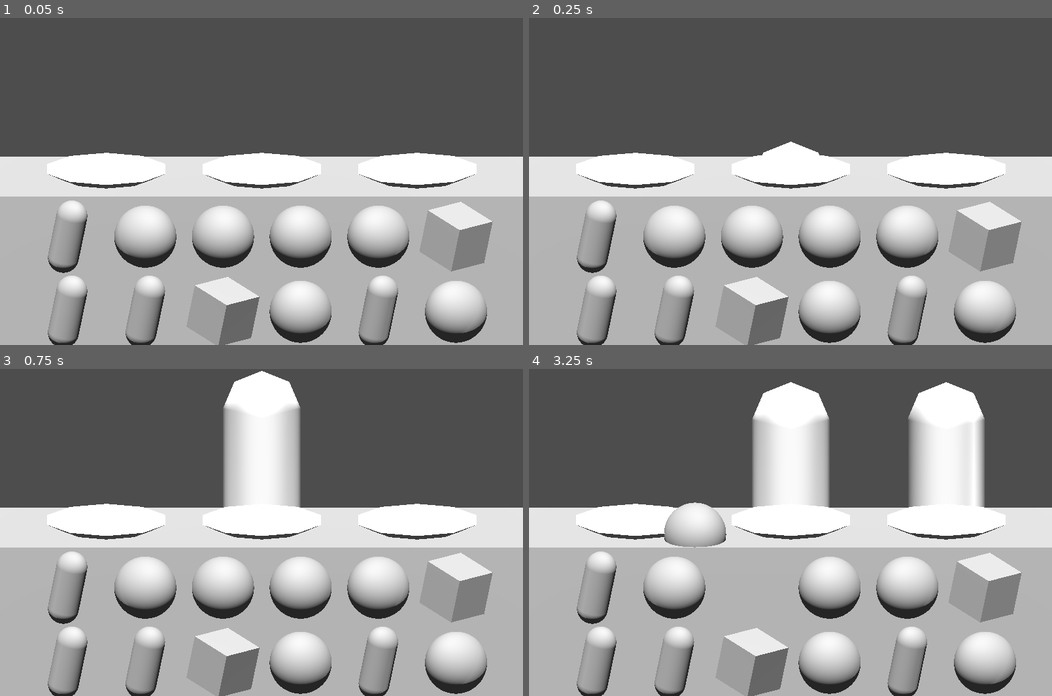
Above: before the commit, frames 1-4 (two rows, left to right).
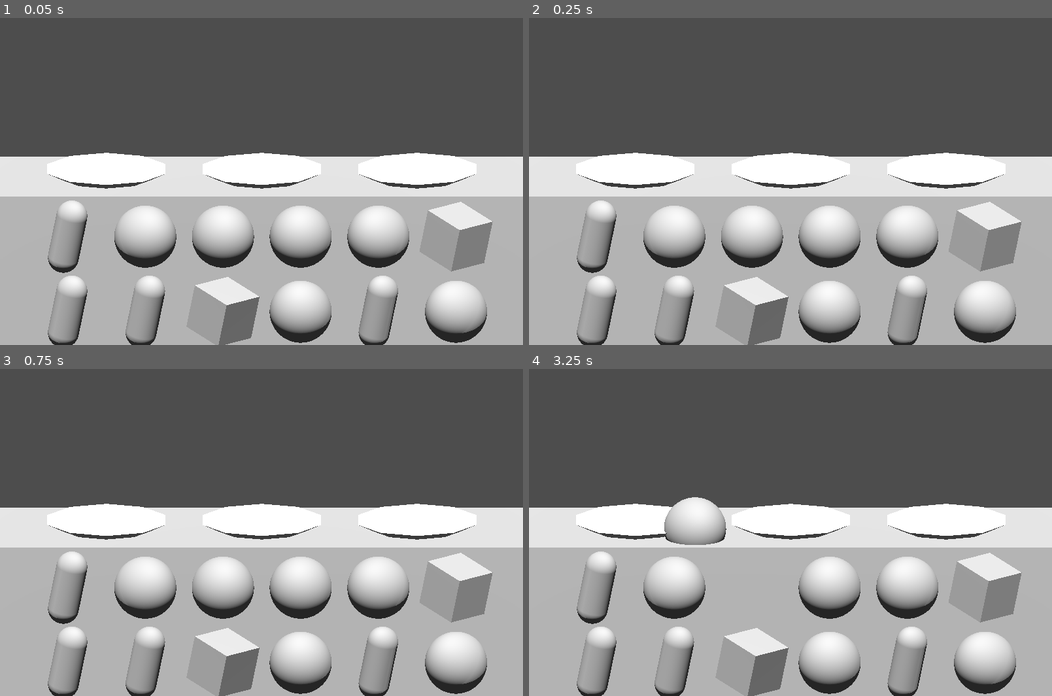
Above: after the commit, the same moments.

Repository: codie-sharp/faye-foods
Game: Godot game, scene res://MainScene.tscn
Same seed, same stepped clock (60 frames per second), same inputs: the game is played once before the commit and once after it.
Inputs (mouse positions are in pixels of both pictures, inside the frame that each line leads up to):
- Up to frame 1 (0.05 s): no input
- Up to frame 2 (0.25 s): no input
- Up to frame 3 (0.75 s): move the mouse to (376, 516) at 0.52 s; click (376, 516) at 0.67 s
- Up to frame 4 (3.25 s): tap Enter at 1.25 s; drag from (685, 548) to (764, 597) at 1.27 s; move the mouse to (842, 460) at 2.02 s; click (842, 460) at 2.17 s; drag from (764, 597) to (633, 483) at 2.77 s

Frame 1 is identical in both runs. In frame 2, 0.2% of the frame differs, in the area x 44-56%, y 37-42%; in frame 3, 5.5%; in frame 4, 11%, in the area x 25-88%, y 4-55%.
Error before the commit: Invalid access to property or key 'global_transform' on a base object of type 'Nil'. (res://MainScript.gd:44)
Error after the commit: Invalid access to property or key 'food_plated' on a base object of type 'Node3D (SeatScript.gd)'. (res://MainScript.gd:35)

Commit message:
food checking working, need to refactor

Diff:
--- a/Character.tscn
+++ b/Character.tscn
@@ -15,6 +15,9 @@
 [node name="Character" type="Node3D"]
 script = ExtResource("1_8wequ")
 
-[node name="Mesh" type="MeshInstance3D" parent="."]
+[node name="CharMesh" type="MeshInstance3D" parent="."]
 cast_shadow = 0
 mesh = SubResource("CapsuleMesh_a5sqs")
+
+[node name="FoodMesh" type="MeshInstance3D" parent="."]
+transform = Transform3D(0.353553, 0.0915063, 0.341506, 0, 0.482963, -0.12941, -0.353553, 0.0915063, 0.341506, 0.4, 0.75, 0)
--- a/CharacterScript.gd
+++ b/CharacterScript.gd
@@ -3,7 +3,7 @@
 signal char_seated
 signal char_exited
 
-@onready var skin = $Mesh.mesh.material.albedo_color
+@onready var skin = $CharMesh.mesh.material.albedo_color
 
 var up_distance: float = 1.3
 var up_duration: float = 0.7
--- a/Food.tscn
+++ b/Food.tscn
@@ -3,7 +3,7 @@
 [ext_resource type="Script" path="res://FoodScript.gd" id="1_80v7i"]
 
 [sub_resource type="BoxShape3D" id="BoxShape3D_f2ggq"]
-size = Vector3(0.5, 0.5, 0.5)
+size = Vector3(0.4, 0.4, 0.4)
 
 [node name="Food" type="Area3D"]
 input_capture_on_drag = true
--- a/MainScene.tscn
+++ b/MainScene.tscn
@@ -1,9 +1,9 @@
-[gd_scene load_steps=15 format=3 uid="uid://vv4fufq63ka4"]
+[gd_scene load_steps=10 format=3 uid="uid://vv4fufq63ka4"]
 
 [ext_resource type="Script" path="res://MainScript.gd" id="1_ffukx"]
 [ext_resource type="PackedScene" uid="uid://bie0s44dycg67" path="res://Character.tscn" id="2_30pvr"]
 [ext_resource type="Script" path="res://SeatScript.gd" id="2_h5ort"]
-[ext_resource type="Script" path="res://PlateScript.gd" id="3_l1gvo"]
+[ext_resource type="PackedScene" uid="uid://hfb73d550nnp" path="res://PlateScene.tscn" id="4_xhe28"]
 [ext_resource type="PackedScene" uid="uid://b661vbueog3em" path="res://Food.tscn" id="5_k1oek"]
 
 [sub_resource type="Environment" id="Environment_sry4h"]
@@ -17,31 +17,6 @@
 
 [sub_resource type="BoxShape3D" id="BoxShape3D_y3u3a"]
 size = Vector3(3.5, 1, 0.1)
-
-[sub_resource type="CylinderShape3D" id="CylinderShape3D_6d4kj"]
-height = 0.1
-radius = 0.4
-
-[sub_resource type="StandardMaterial3D" id="StandardMaterial3D_o3lpo"]
-albedo_color = Color(0.784314, 0.784314, 0.784314, 1)
-disable_receive_shadows = true
-
-[sub_resource type="CylinderMesh" id="CylinderMesh_i45ce"]
-material = SubResource("StandardMaterial3D_o3lpo")
-top_radius = 0.4
-bottom_radius = 0.2
-height = 0.1
-radial_segments = 10
-rings = 2
-cap_bottom = false
-
-[sub_resource type="CylinderShape3D" id="CylinderShape3D_55mre"]
-height = 0.1
-radius = 0.4
-
-[sub_resource type="CylinderShape3D" id="CylinderShape3D_q6nci"]
-height = 0.1
-radius = 0.4
 
 [node name="Main" type="Node3D"]
 script = ExtResource("1_ffukx")
@@ -84,52 +59,27 @@
 transform = Transform3D(1, 0, 0, 0, 1, 0, 0, 0, 1, -1, 0, 0)
 script = ExtResource("2_h5ort")
 
-[node name="Plate" type="Area3D" parent="Counter/Seats/Seat1"]
-transform = Transform3D(1, 0, 0, 0, 1, 0, 0, 0, 1, 0, 0.5, 0)
-script = ExtResource("3_l1gvo")
-
-[node name="Collider" type="CollisionShape3D" parent="Counter/Seats/Seat1/Plate"]
-shape = SubResource("CylinderShape3D_6d4kj")
-
-[node name="Mesh" type="MeshInstance3D" parent="Counter/Seats/Seat1/Plate"]
-cast_shadow = 0
-mesh = SubResource("CylinderMesh_i45ce")
-
 [node name="Character" parent="Counter/Seats/Seat1" instance=ExtResource("2_30pvr")]
 transform = Transform3D(1, 0, 0, 0, 1, 0, 0, 0, 1, 0, -1, -1)
+
+[node name="Plate" parent="Counter/Seats/Seat1" instance=ExtResource("4_xhe28")]
 
 [node name="Seat2" type="Node3D" parent="Counter/Seats"]
 script = ExtResource("2_h5ort")
 
-[node name="Plate" type="Area3D" parent="Counter/Seats/Seat2"]
-transform = Transform3D(1, 0, 0, 0, 1, 0, 0, 0, 1, 0, 0.5, 0)
-script = ExtResource("3_l1gvo")
-
-[node name="Collider" type="CollisionShape3D" parent="Counter/Seats/Seat2/Plate"]
-shape = SubResource("CylinderShape3D_55mre")
-
-[node name="Mesh" type="MeshInstance3D" parent="Counter/Seats/Seat2/Plate"]
-mesh = SubResource("CylinderMesh_i45ce")
-
 [node name="Character" parent="Counter/Seats/Seat2" instance=ExtResource("2_30pvr")]
 transform = Transform3D(1, 0, 0, 0, 1, 0, 0, 0, 1, 0, -1, -1)
+
+[node name="Plate" parent="Counter/Seats/Seat2" instance=ExtResource("4_xhe28")]
 
 [node name="Seat3" type="Node3D" parent="Counter/Seats"]
 transform = Transform3D(1, 0, 0, 0, 1, 0, 0, 0, 1, 1, 0, 0)
 script = ExtResource("2_h5ort")
 
-[node name="Plate" type="Area3D" parent="Counter/Seats/Seat3"]
-transform = Transform3D(1, 0, 0, 0, 1, 0, 0, 0, 1, 0, 0.5, 0)
-script = ExtResource("3_l1gvo")
-
-[node name="Collider" type="CollisionShape3D" parent="Counter/Seats/Seat3/Plate"]
-shape = SubResource("CylinderShape3D_q6nci")
-
-[node name="Mesh" type="MeshInstance3D" parent="Counter/Seats/Seat3/Plate"]
-mesh = SubResource("CylinderMesh_i45ce")
-
 [node name="Character" parent="Counter/Seats/Seat3" instance=ExtResource("2_30pvr")]
 transform = Transform3D(1, 0, 0, 0, 1, 0, 0, 0, 1, 0, -1, -1)
+
+[node name="Plate" parent="Counter/Seats/Seat3" instance=ExtResource("4_xhe28")]
 
 [node name="Pantry" type="Node3D" parent="Counter"]
 transform = Transform3D(1, 0, 0, 0, 1, 0, 0, 0, 1, 0, 0, 0.75)
--- a/MainScript.gd
+++ b/MainScript.gd
@@ -8,6 +8,7 @@
 var available_seats = []
 var selected_food
 var is_dragging = false
+var plate_has_food = null
 
 func _ready():
 # Load resources
@@ -31,6 +32,14 @@
 	available_seats = get_node("Counter/Seats").get_children()
 	for seat in available_seats:
 		seat.seat_available.connect(_on_seat_available)
+		seat.food_plated.connect(_on_food_plated)
+		seat.food_unplated.connect(_on_food_unplated)
+
+		var plate = seat.get_node("Plate")
+		plate.food_plated.connect(_on_food_plated)
+		plate.food_unplated.connect(_on_food_unplated)
+		plate.correct_food.connect(_on_correct_food)
+		plate.wrong_food.connect(_on_wrong_food)
 
 	timer.timeout.connect(spawn_char)
 
@@ -39,11 +48,16 @@
 	timer.start()
 
 func _input(event):
+	# If click is released check if the selected food was dropped on a plate
 	if event is InputEventMouseButton and !event.pressed:
 		is_dragging = false
-		selected_food.global_transform.origin = selected_food.get_parent().global_transform.origin
-		selected_food = null
+		if plate_has_food:
+			plate_has_food.check_food(selected_food)
+		else:
+			selected_food.global_transform.origin = selected_food.get_parent().global_transform.origin
+			selected_food = null
 
+	# Drag logic
 	elif is_dragging and event is InputEventMouseMotion:
 		var space_state = get_world_3d().direct_space_state
 		var mousepos = get_viewport().get_mouse_position()
@@ -58,14 +72,40 @@
 			var target_position = result.position + result.normal * radius
 			selected_food.global_transform.origin = selected_food.global_transform.origin.lerp(target_position, 0.2)
 
+# Called at _ready and on a timer. Select a food from the pantry and spawn a
+# character to an available seat to request the selected food
+func spawn_char():
+	if available_seats:
+		var random_food = available_foods.pop_at(randi() % available_foods.size())
+		var random_seat = available_seats.pop_at(randi() % available_seats.size())
+		random_seat.spawn_char(random_food)
+
+# ---
+# Signal functions
+# ---
+
+# Emitted from food in pantry so we know what is selected
 func _on_food_selected(food):
 	is_dragging = true
 	selected_food = food
 
-func spawn_char():
-	if available_seats:
-		var random_seat = available_seats.pop_at(randi_range(0, available_seats.size() - 1))
-		random_seat.spawn_char()
-
+# Emitted from the Seat, manager of Character and Plate, so we know when a
+# Character has exited and another can be spawned
 func _on_seat_available(seat):
 	available_seats.append(seat)
+
+# Keep track of plated food
+func _on_food_plated(plate):
+	plate_has_food = plate
+
+func _on_food_unplated():
+	plate_has_food = null
+
+func _on_correct_food():
+	print("correct food")
+	selected_food = null
+
+func _on_wrong_food():
+	print("wrong food")
+	selected_food.global_transform.origin = selected_food.get_parent().global_transform.origin
+	selected_food = null
--- /dev/null
+++ b/PlateScene.tscn
@@ -0,0 +1,31 @@
+[gd_scene load_steps=5 format=3 uid="uid://hfb73d550nnp"]
+
+[ext_resource type="Script" path="res://PlateScript.gd" id="1_kaaq8"]
+
+[sub_resource type="CylinderShape3D" id="CylinderShape3D_3vset"]
+height = 0.15
+radius = 0.4
+
+[sub_resource type="StandardMaterial3D" id="StandardMaterial3D_o3lpo"]
+albedo_color = Color(0.784314, 0.784314, 0.784314, 1)
+disable_receive_shadows = true
+
+[sub_resource type="CylinderMesh" id="CylinderMesh_ormd5"]
+material = SubResource("StandardMaterial3D_o3lpo")
+top_radius = 0.4
+bottom_radius = 0.2
+height = 0.1
+radial_segments = 10
+rings = 2
+cap_bottom = false
+
+[node name="Plate" type="Area3D"]
+transform = Transform3D(1, 0, 0, 0, 1, 0, 0, 0, 1, 0, 0.5, 0)
+script = ExtResource("1_kaaq8")
+
+[node name="Collider" type="CollisionShape3D" parent="."]
+shape = SubResource("CylinderShape3D_3vset")
+
+[node name="Mesh" type="MeshInstance3D" parent="."]
+cast_shadow = 0
+mesh = SubResource("CylinderMesh_ormd5")
--- a/PlateScript.gd
+++ b/PlateScript.gd
@@ -1,21 +1,31 @@
 extends Area3D
 
 signal food_plated
+signal food_unplated
+signal correct_food
+signal wrong_food
 
-var state = false
+var active = false
+var food_wanted # directly set by parent
 
 func _ready():
-	connect("input_event", _on_input_event)
-	#connect("area_entered", _on_area_entered)
-
-func _on_input_event(_camera, event, _click_position, _click_normal, _shape_idx):
-	# Body entered?
-	if state and event is InputEventMouseButton and event.pressed:
-		emit_signal("food_plated")
+	connect("area_entered", _on_area_entered)
+	connect("area_exited", _on_area_exited)
 
 func change_state():
-	state = !state
+	active = !active
 
-#func _on_area_entered(area):
-	#if state:
-		#print(area, " area_entered")
+func check_food(plated_food):
+	if plated_food == food_wanted:
+		emit_signal("correct_food")
+	else:
+		emit_signal("wrong_food")
+
+# Pass self to Main when food plated
+func _on_area_entered(_area):
+	if active:
+		emit_signal("food_plated", self)
+
+func _on_area_exited(_area):
+	if active:
+		emit_signal("food_unplated")
--- a/SeatScript.gd
+++ b/SeatScript.gd
@@ -2,18 +2,17 @@
 
 signal seat_available
 
-var character
-var plate
+@onready var character = $Character
+@onready var plate = $Plate
 
 func _ready():
-	character = get_node("Character")
 	character.char_seated.connect(_on_char_seated)
 	character.char_exited.connect(_on_char_exited)
 
-	plate = get_node("Plate")
-	plate.food_plated.connect(_on_food_plated)
+func spawn_char(food):
+	plate.food_wanted = food
+	character.get_node("FoodMesh").mesh = food.get_node("Mesh").mesh
 
-func spawn_char():
 	character.sit()
 
 func _on_char_seated():
@@ -22,6 +21,3 @@
 func _on_char_exited():
 	plate.change_state()
 	emit_signal("seat_available", self)
-
-func _on_food_plated():
-	character.exit()
